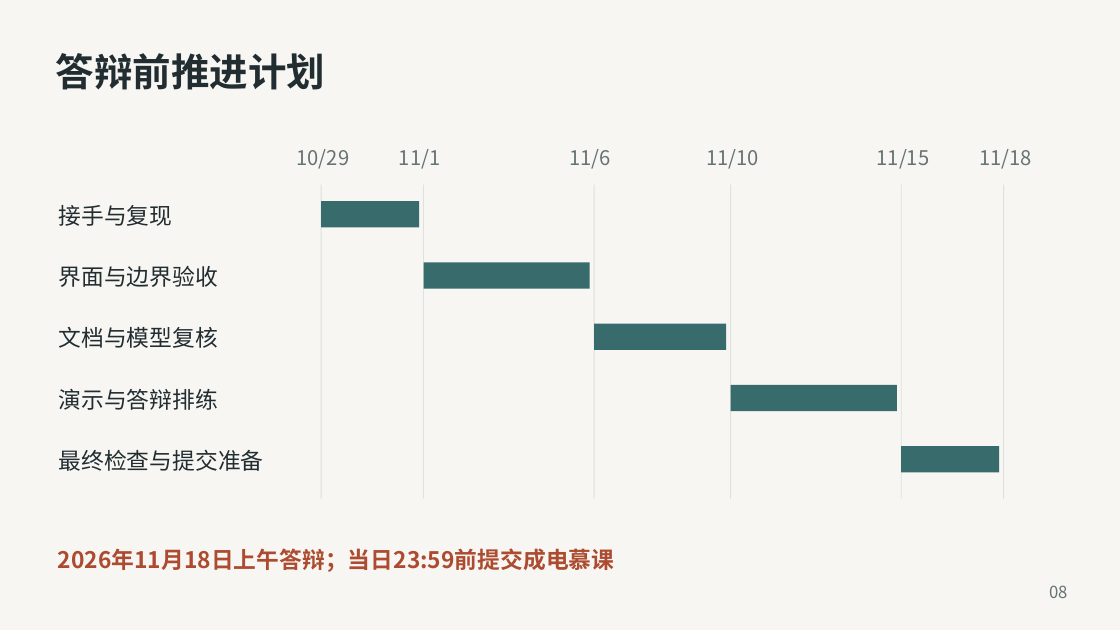
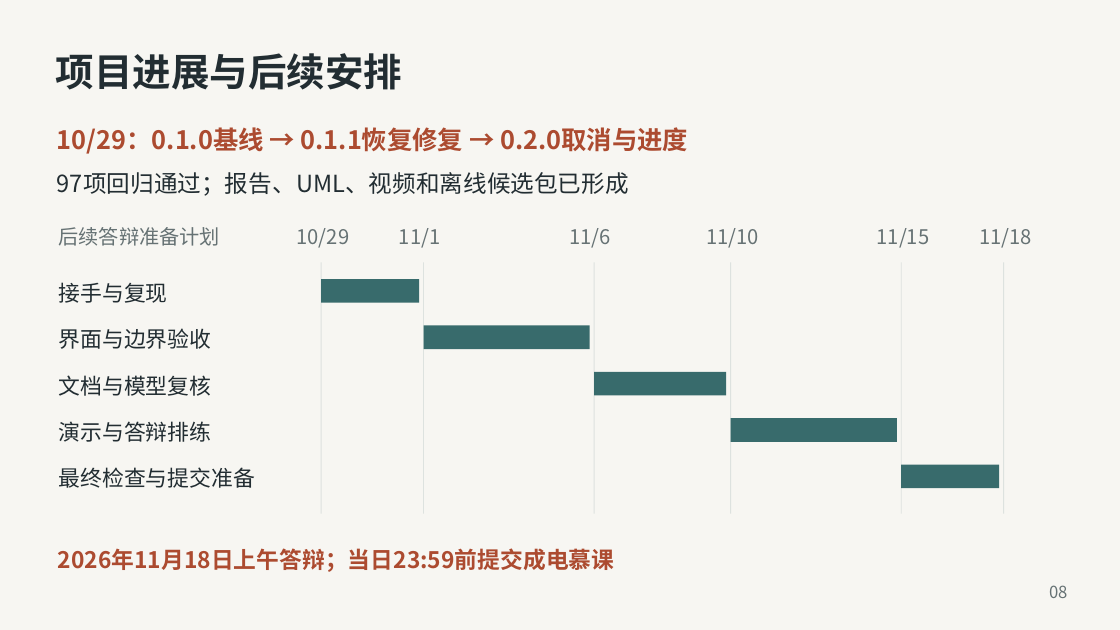
Before and after one commit to Peregrinate-PG/SquirrelBackup, a slide deck: slide 8 of presentations/第3组_松鼠备份_答辩.pptx. Drawn at 1120x630 pixels with LibreOffice and Linux fonts; fonts in the diff are those of the drawing. Boxes give left, top, right and bottom in pixels: in the first picture for what was removed or moved away, otherwise in the second. Text is boxed around its words. In the diff, an @@ line names an element or a change of style, - is before the commit and + after.

```diff
--- a/presentations/第3组_松鼠备份_答辩.pptx
+++ b/presentations/第3组_松鼠备份_答辩.pptx
@@ text at [56, 53, 402, 90]: text changed @@
-答辩前推进计划
+项目进展与后续安排
@@ text added at [57, 127, 688, 154], 21.8 pt, text #AC4B30, bold @@
+10/29：0.1.0基线 → 0.1.1恢复修复 → 0.2.0取消与进度
@@ text added at [57, 172, 629, 196], 20.2 pt, text #222D32 @@
+97项回归通过；报告、UML、视频和离线候选包已形成
@@ text added at [59, 227, 220, 246], 17.2 pt, text #667274 @@
+后续答辩准备计划
@@ 7 texts: place and size @@
-7 texts at [59, 149, 1032, 226]
+7 texts at [59, 228, 1032, 303]
@@ line moved from (321, 185) - (321, 499) to (321, 262) - (321, 513) @@
@@ line moved from (423, 185) - (423, 499) to (423, 262) - (423, 513) @@
@@ line moved from (594, 185) - (594, 499) to (594, 262) - (594, 513) @@
@@ line moved from (731, 185) - (731, 499) to (731, 262) - (731, 513) @@
@@ line moved from (902, 185) - (902, 499) to (902, 262) - (902, 513) @@
@@ line moved from (1004, 185) - (1004, 499) to (1004, 262) - (1004, 513) @@
@@ size 19.5 to 18.8 pt in 5 elements at [59, 467, 256, 488], [59, 421, 212, 442], [59, 375, 212, 396], [59, 328, 212, 349], [59, 282, 168, 303] @@
@@ rectangle: place and size @@
-rectangle at [321, 202, 419, 228]
+rectangle at [321, 279, 419, 302]
@@ text "界面与边界验收": place and size @@
-text "界面与边界验收" at [59, 266, 219, 287]
+text "界面与边界验收" at [59, 328, 212, 349]
@@ rectangle: place and size @@
-rectangle at [423, 262, 590, 288]
+rectangle at [423, 326, 590, 350]
@@ text "文档与模型复核": place and size @@
-text "文档与模型复核" at [59, 327, 219, 348]
+text "文档与模型复核" at [59, 375, 212, 396]
@@ rectangle: place and size @@
-rectangle at [594, 323, 726, 350]
+rectangle at [594, 372, 726, 396]
@@ text "演示与答辩排练": place and size @@
-text "演示与答辩排练" at [59, 389, 219, 410]
+text "演示与答辩排练" at [59, 421, 212, 442]
@@ rectangle: place and size @@
-rectangle at [731, 385, 897, 411]
+rectangle at [731, 418, 897, 442]
@@ text "最终检查与提交准备": place and size @@
-text "最终检查与提交准备" at [59, 450, 264, 471]
+text "最终检查与提交准备" at [59, 467, 256, 488]
@@ rectangle: place and size @@
-rectangle at [902, 446, 1000, 472]
+rectangle at [902, 465, 1000, 488]
```
Also in this commit, not shown: 2 other slides changed, 10 other files.
